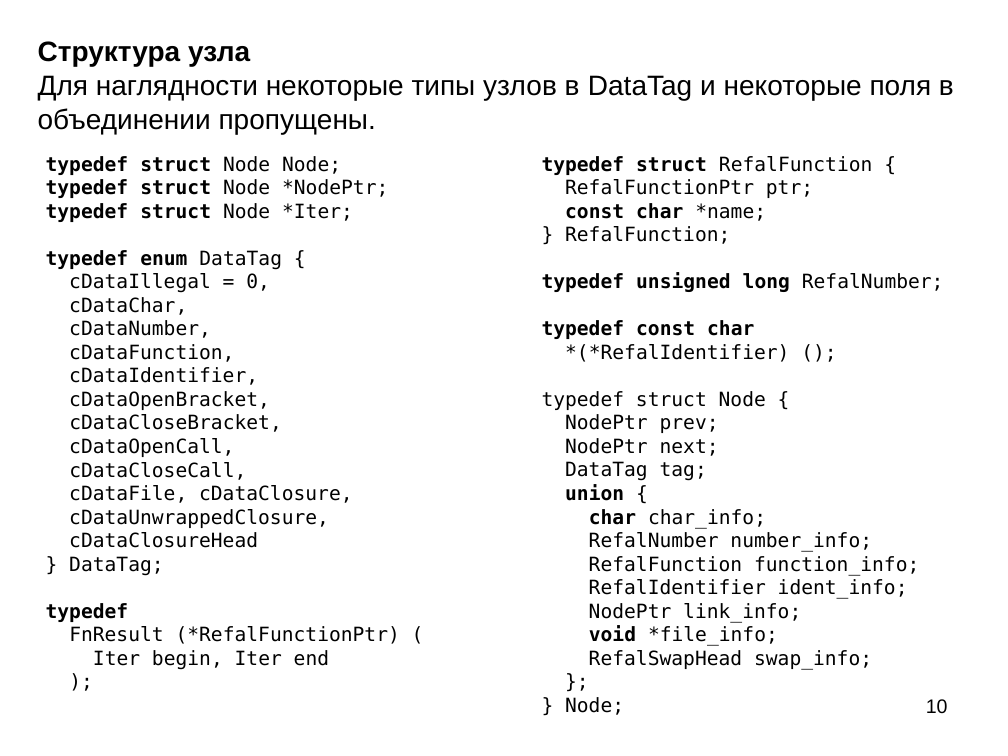
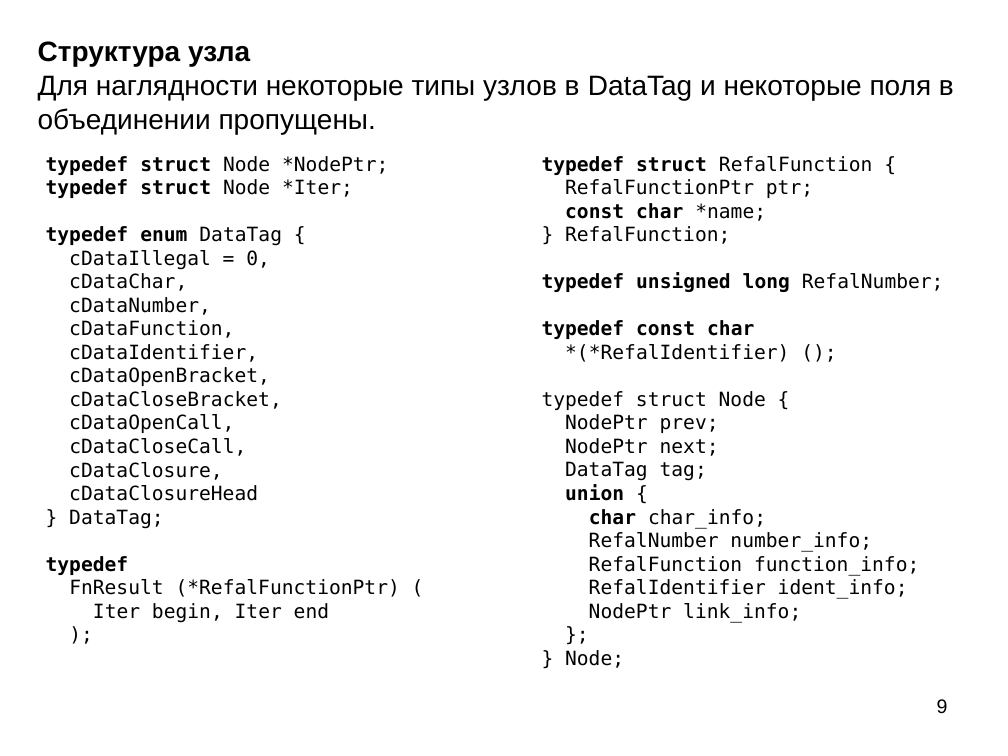
Before and after one commit to bmstu-iu9/refal-5-lambda, a slide deck: slide 9 of doc/Компилятор Простого Рефала.ppt (slide 10 before the commit). Drawn at 1008x756 pixels with LibreOffice and Linux fonts; fonts in the diff are those of the drawing. Boxes give left, top, right and bottom in pixels: in the first picture for what was removed or moved away, otherwise in the second. Text is boxed around its words. In the diff, an @@ line names an element or a change of style, - is before the commit and + after.

```diff
--- a/doc/Компилятор Простого Рефала.ppt
+++ b/doc/Компилятор Простого Рефала.ppt
@@ text at (46, 156, 400, 623): text changed @@
-typedef struct Node Node;
-typedef struct Node *NodePtr;
-typedef struct Node *Iter;
-typedef enum DataTag {
-cDataIllegal = 0,
-cDataChar,
-cDataNumber,
-cDataFunction,
-cDataIdentifier,
-cDataOpenBracket,
-cDataCloseBracket,
-cDataOpenCall,
-cDataCloseCall,
-cDataFile, cDataClosure,
-cDataUnwrappedClosure,
-cDataClosureHead
-} DataTag;
-typedef
-FnResult (*RefalFunctionPtr) (
-Iter begin, Iter end
-);
+typedef struct Node *NodePtr;
+typedef struct Node *Iter;
+typedef enum DataTag {
+cDataIllegal = 0,
+cDataChar,
+cDataNumber,
+cDataFunction,
+cDataIdentifier,
+cDataOpenBracket,
+cDataCloseBracket,
+cDataOpenCall,
+cDataCloseCall,
+cDataClosure,
+cDataClosureHead
+} DataTag;
+typedef
+FnResult (*RefalFunctionPtr) (
+Iter begin, Iter end
+);
@@ text at (542, 156, 944, 668): text changed @@
-typedef struct RefalFunction {
-RefalFunctionPtr ptr;
-const char *name;
-} RefalFunction;
-typedef unsigned long RefalNumber;
-typedef const char
-*(*RefalIdentifier) ();
-typedef struct Node {
-NodePtr prev;
-NodePtr next;
-DataTag tag;
-union {
-char char_info;
-RefalNumber number_info;
-RefalFunction function_info;
-RefalIdentifier ident_info;
-NodePtr link_info;
-void *file_info;
-RefalSwapHead swap_info;
-};
-} Node;
+typedef struct RefalFunction {
+RefalFunctionPtr ptr;
+const char *name;
+} RefalFunction;
+typedef unsigned long RefalNumber;
+typedef const char
+*(*RefalIdentifier) ();
+typedef struct Node {
+NodePtr prev;
+NodePtr next;
+DataTag tag;
+union {
+char char_info;
+RefalNumber number_info;
+RefalFunction function_info;
+RefalIdentifier ident_info;
+NodePtr link_info;
+};
+} Node;
@@ page number at (937, 699, 948, 714): text changed @@
-10
+9
```
Also in this commit, not shown: 9 other slides changed, 3 slides added, 5 slides removed, 4 other files.
